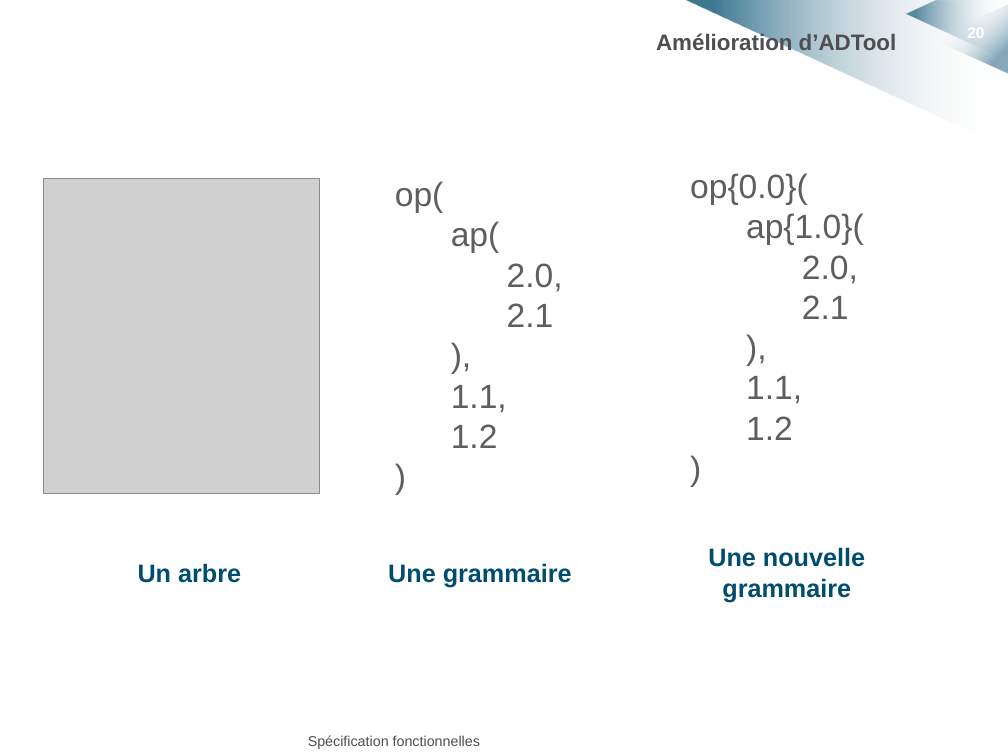
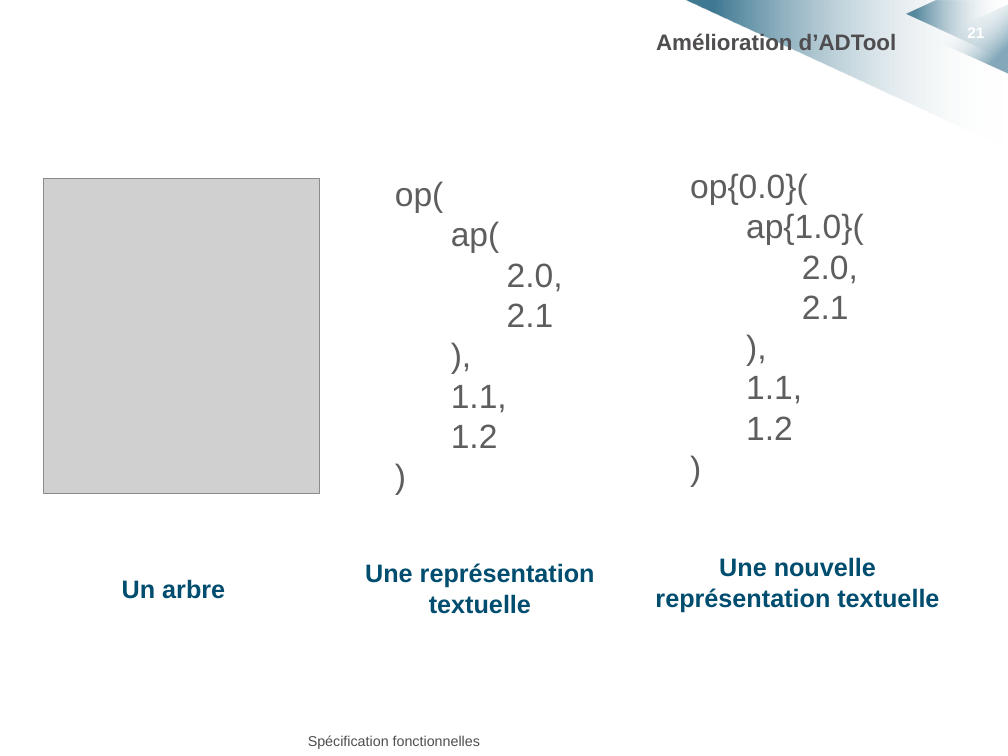
Before and after one commit to HKervadec/korrigolo, a slide deck: slide 21 of soutenances/projet_decembre/soutenance_projet_decembre.pptx (slide 20 before the commit). Drawn at 1008x756 pixels with LibreOffice and Linux fonts; fonts in the diff are those of the drawing; grey boxes stand for pictures; background and template pictures are left out. Boxes give left, top, right and bottom in pixels: in the first picture for what was removed or moved away, otherwise in the second. Text is boxed around its words. In the diff, an @@ line names an element or a change of style, - is before the commit and + after.

```diff
--- a/soutenances/projet_decembre/soutenance_projet_decembre.pptx
+++ b/soutenances/projet_decembre/soutenance_projet_decembre.pptx
@@ page number at (x1=967, y1=24, x2=984, y2=41): text changed @@
-20
+21
@@ text "Un arbre" moved from (x1=138, y1=563, x2=241, y2=583) to (x1=122, y1=579, x2=225, y2=599) @@
@@ text at (x1=365, y1=563, x2=595, y2=614): text changed @@
-Une grammaire
+Une représentation textuelle
@@ text at (x1=655, y1=557, x2=939, y2=612): text changed @@
-Une nouvelle
-grammaire
+Une nouvelle représentation textuelle
```
Also in this commit, not shown: 15 other slides changed, 6 slides added, 4 slides removed, 3 other files.
